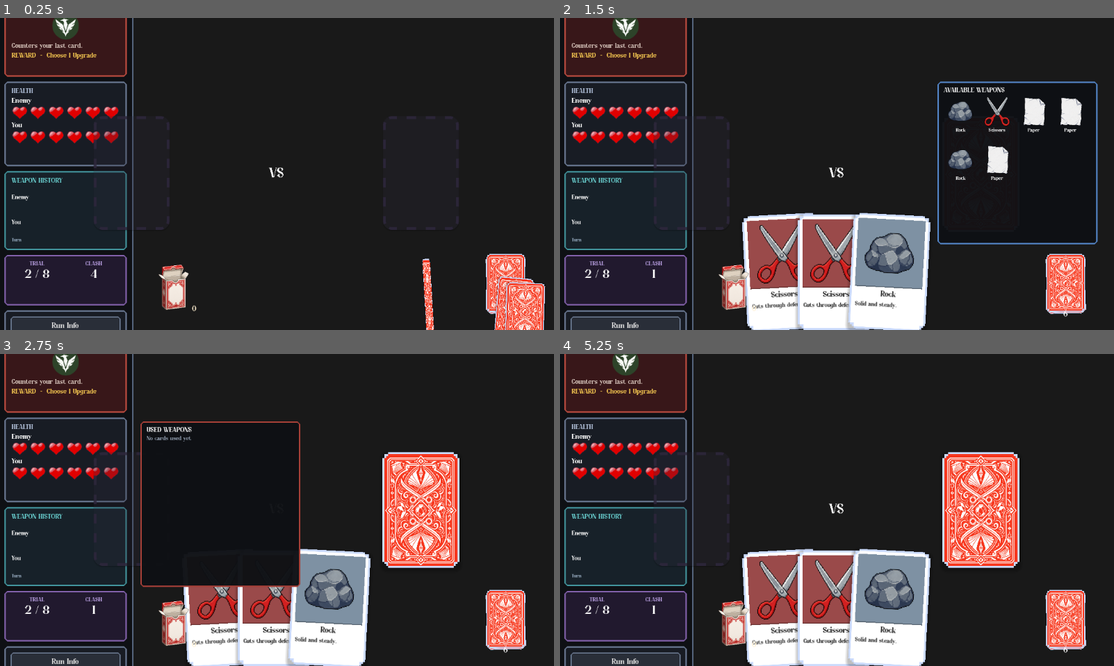
Above: before the commit, frames 1-4 (two rows, left to right).
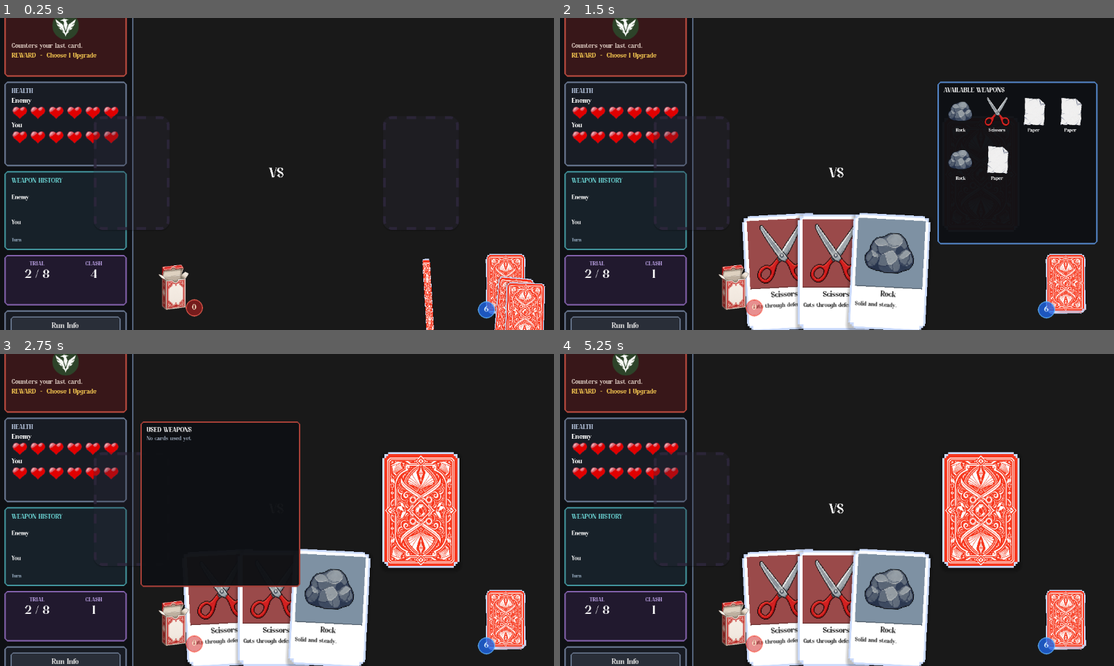
Above: after the commit, the same moments.

Repository: MaulRai/jankpot
Game: Godot game, scene res://scenes/main/Main.tscn
The game is run twice, just before and just after one commit, with the same random seed, the same clock (stepped at 60 frames per second) and the same inputs.
Inputs (mouse positions are in pixels of both pictures, inside the frame that each line leads up to):
- Up to frame 1 (0.25 s): no input
- Up to frame 2 (1.5 s): click "Run Info" at 0.5 s; click (1064, 283) at 1.25 s
- Up to frame 3 (2.75 s): click (171, 622) at 2 s
- Up to frame 4 (5.25 s): click "Run Info" at 2.75 s; click (1064, 619) at 3.5 s; click (731, 622) at 4.25 s; click "Run Info" at 5 s

The runs differ from the first frame. In frame 1, 0.3% of the frame differs, in the area x 33-90%, y 89-97%; in frame 2, 0.3%, in the area x 33-92%, y 89-97%; in frame 3, 0.3%; in frame 4, 0.3%.

Commit message:
feat: pile ondicator

Diff:
--- a/scenes/ui/DiscardViewer.tscn
+++ b/scenes/ui/DiscardViewer.tscn
@@ -15,6 +15,19 @@
 corner_radius_bottom_right = 5
 corner_radius_bottom_left = 5
 corner_detail = 1
+
+[sub_resource type="StyleBoxFlat" id="Style_count_badge"]
+bg_color = Color(0.82, 0.12, 0.12, 0.5)
+border_width_left = 2
+border_width_top = 2
+border_width_right = 2
+border_width_bottom = 2
+border_color = Color(1, 0.42, 0.35, 0.82)
+corner_radius_top_left = 18
+corner_radius_top_right = 18
+corner_radius_bottom_right = 18
+corner_radius_bottom_left = 18
+corner_detail = 5
 
 [node name="DiscardViewer" type="Control"]
 z_index = 40
@@ -92,12 +105,13 @@
 unique_name_in_owner = true
 layout_mode = 0
 offset_left = 94.0
-offset_top = 100.0
+offset_top = 94.0
 offset_right = 130.0
 offset_bottom = 130.0
 mouse_filter = 2
 theme_override_colors/font_color = Color(1, 0.94, 0.82, 1)
 theme_override_font_sizes/font_size = 16
+theme_override_styles/normal = SubResource("Style_count_badge")
 text = "0"
 horizontal_alignment = 1
 vertical_alignment = 1
--- a/scenes/ui/DrawPileViewer.tscn
+++ b/scenes/ui/DrawPileViewer.tscn
@@ -15,6 +15,19 @@
 corner_radius_bottom_right = 5
 corner_radius_bottom_left = 5
 corner_detail = 1
+
+[sub_resource type="StyleBoxFlat" id="Style_count_badge"]
+bg_color = Color(0.12, 0.4, 0.9, 0.8)
+border_width_left = 2
+border_width_top = 2
+border_width_right = 2
+border_width_bottom = 2
+border_color = Color(0.38, 0.72, 1, 0.86)
+corner_radius_top_left = 18
+corner_radius_top_right = 18
+corner_radius_bottom_right = 18
+corner_radius_bottom_left = 18
+corner_detail = 5
 
 [node name="DrawPileVisual" type="Control"]
 z_index = 20
@@ -79,13 +92,17 @@
 [node name="CountLabel" type="Label" parent="."]
 unique_name_in_owner = true
 layout_mode = 0
-offset_left = 36.0
-offset_top = 126.0
-offset_right = 116.0
-offset_bottom = 148.0
+offset_left = 18.0
+offset_top = 106.0
+offset_right = 54.0
+offset_bottom = 142.0
 mouse_filter = 2
+theme_override_colors/font_color = Color(0.9, 0.96, 1, 1)
+theme_override_font_sizes/font_size = 16
+theme_override_styles/normal = SubResource("Style_count_badge")
 text = "9"
 horizontal_alignment = 1
+vertical_alignment = 1
 
 [node name="Popup" type="PanelContainer" parent="."]
 unique_name_in_owner = true
Not shown: 1 places in scenes/ui/DiscardViewer.tscn that only renumber resources
Not shown: 1 places in scenes/ui/DrawPileViewer.tscn that only renumber resources
